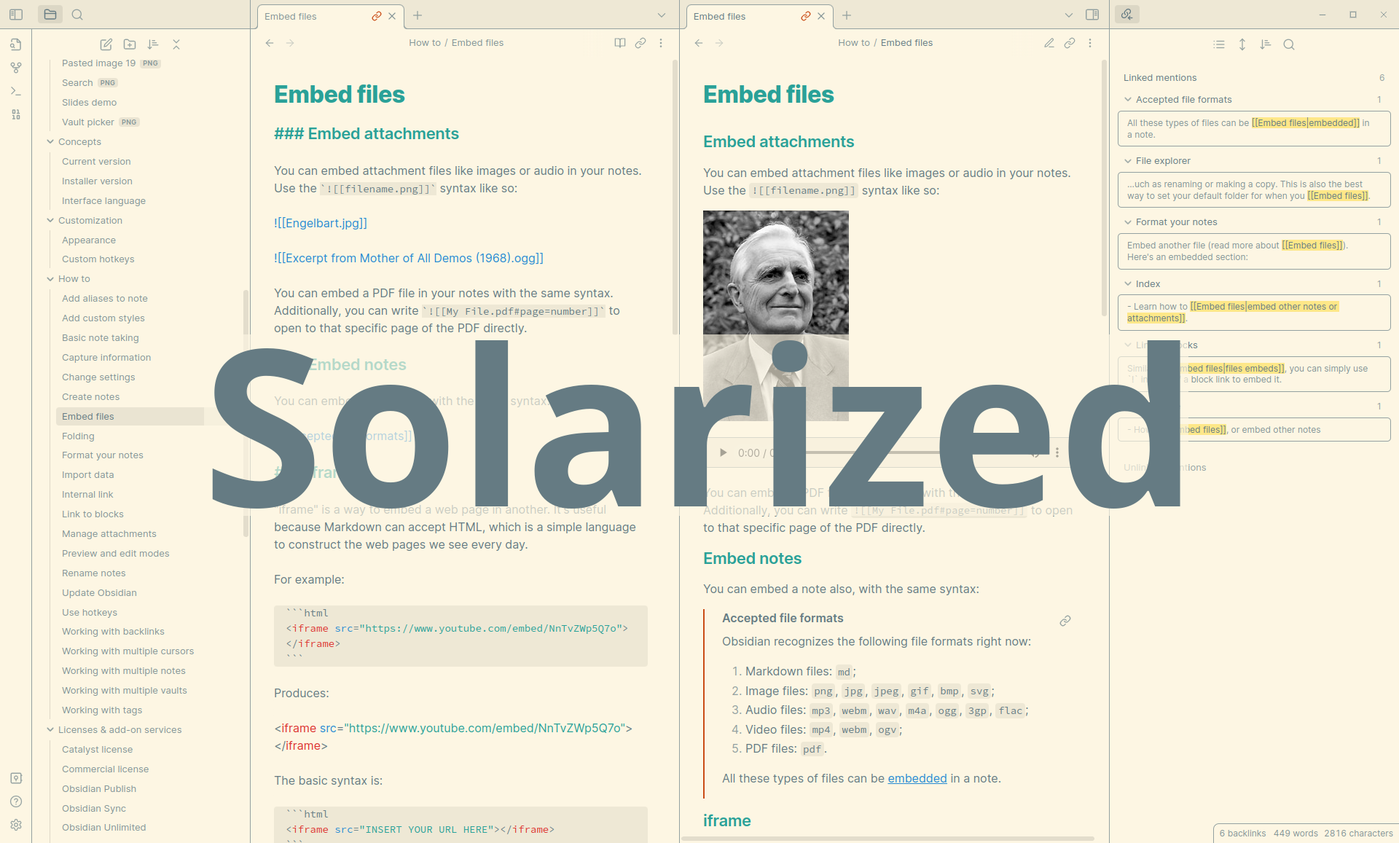
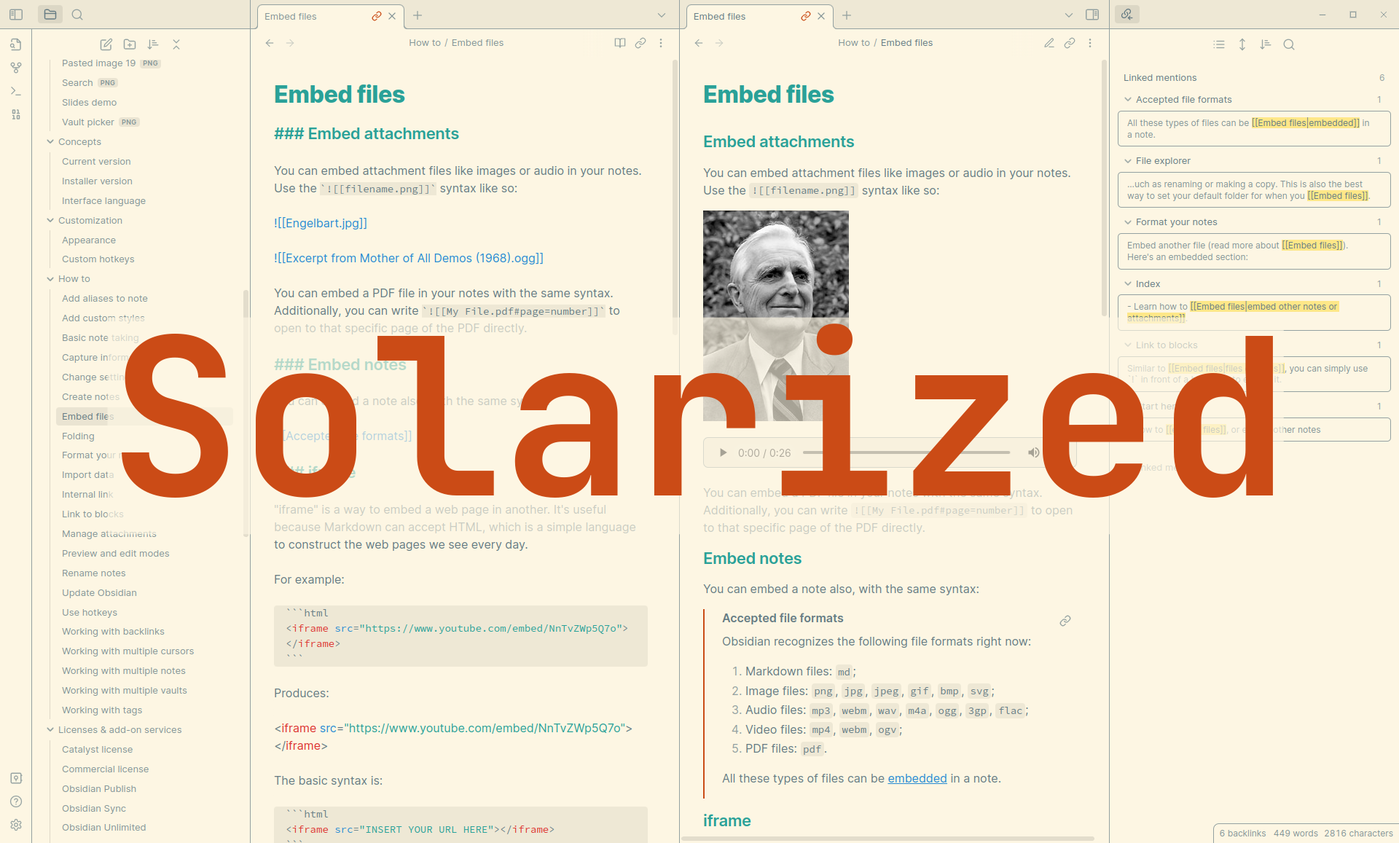
Layer changes from the first 1399px x 843px image to the second:
added layer "Solarized #2" above "light" over (121, 323, 1273, 498)
hid "Solarized" over (212, 340, 1181, 509)
painted on "rectangle" over (107, 316, 1284, 535)
hid "Solarized #1" over (212, 340, 1181, 509)
painted on "rectangle #1" over (107, 316, 1284, 535)
